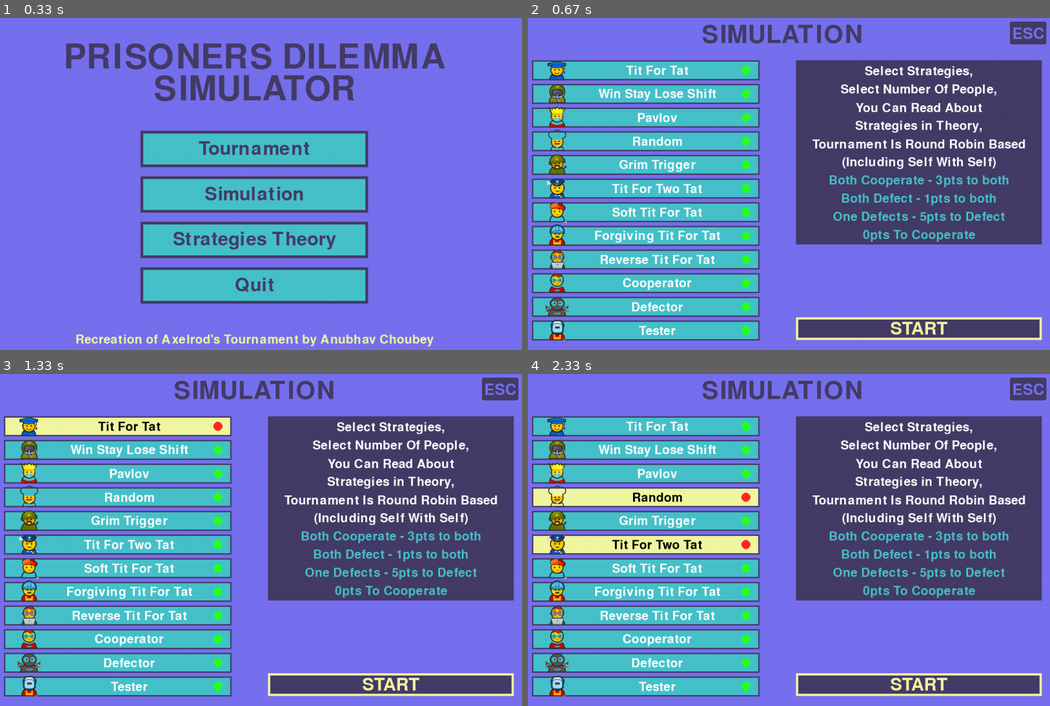
Above: before the commit, frames 1-4 (two rows, left to right).
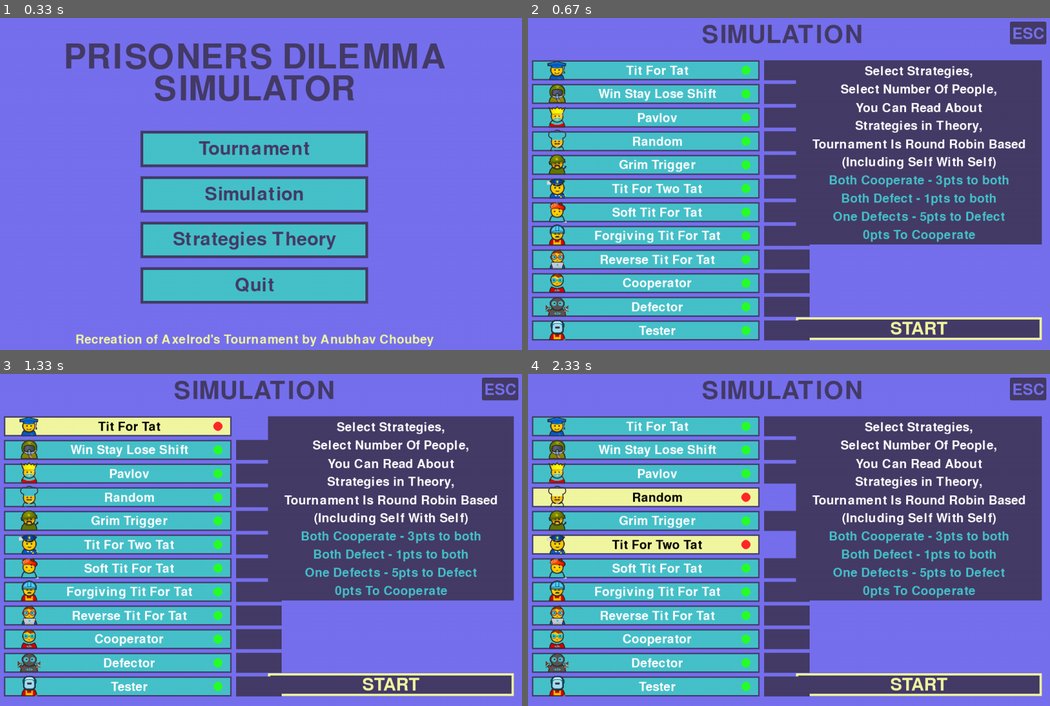
Above: after the commit, the same moments.

Repository: LazyyVenom/py-game-theory
Game: pygame game, started from prisoners_dilemma.py
Same seed, same stepped clock (60 frames per second), same inputs: the game is played once before the commit and once after it.
Inputs (mouse positions are in pixels of both pictures, inside the frame that each line leads up to):
- Up to frame 1 (0.33 s): no input
- Up to frame 2 (0.67 s): click "Simulation" at 0.38 s
- Up to frame 3 (1.33 s): click "START" at 0.72 s; click "Tit For Tat" at 1.05 s
- Up to frame 4 (2.33 s): click (653, 540) at 1.38 s; click (611, 486) at 1.72 s; click (637, 413) at 2.05 s

Frame 1 is identical in both runs. In frame 2, 5.1% of the frame differs, in the area x 45-54%, y 12-98%; in frame 3, 4.8%; in frame 4, 4.4%.

Commit message:
Added Input Boxes

Diff:
--- a/prisoners_dilemma.py
+++ b/prisoners_dilemma.py
@@ -322,7 +322,9 @@
 def simulation():
     running = True
     number_of_rounds = ""
-    input_selected = False
+    input_selected = [False] * len(strategies)
+    inputs = [0] * len(strategies)
+    input_dimensions = (100,44)
     box_dimensions = (500,44)
     box_x = 50
     box_y_initial = 130
@@ -376,12 +378,15 @@
             if check_boxes[i]:
                 pygame.draw.rect(screen, TER_BLUE, (box_x, y_offset-25, box_dimensions[0], box_dimensions[1]))
                 pygame.draw.rect(screen,SECONDARY , (box_x, y_offset-25, box_dimensions[0], box_dimensions[1]),3)
+                pygame.draw.rect(screen,SECONDARY , (box_x + 510, y_offset-25, input_dimensions[0], input_dimensions[1]))
+
                 pygame.draw.circle(screen,(40,255,40),(520,y_offset-3),10)
                 draw_text(strategy.name, pygame.font.Font(None,40),(255,255,255),325, y_offset-2)
 
             else:
                 pygame.draw.rect(screen, KIND_OF_YELLOW, (box_x, y_offset-25, box_dimensions[0], box_dimensions[1]))
                 pygame.draw.rect(screen,SECONDARY , (box_x, y_offset-25, box_dimensions[0], box_dimensions[1]),3)
+
                 pygame.draw.circle(screen,(255,40,40),(520,y_offset-3),10)
                 draw_text(strategy.name, pygame.font.Font(None,40),(0,0,0),325, y_offset-2)
 
